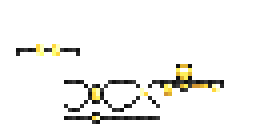
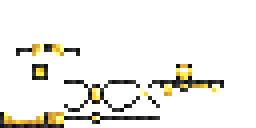
Before/after of a 256x128 layered artwork. What changed in the layer stack:
painted on "New" over (0, 44, 64, 128)
